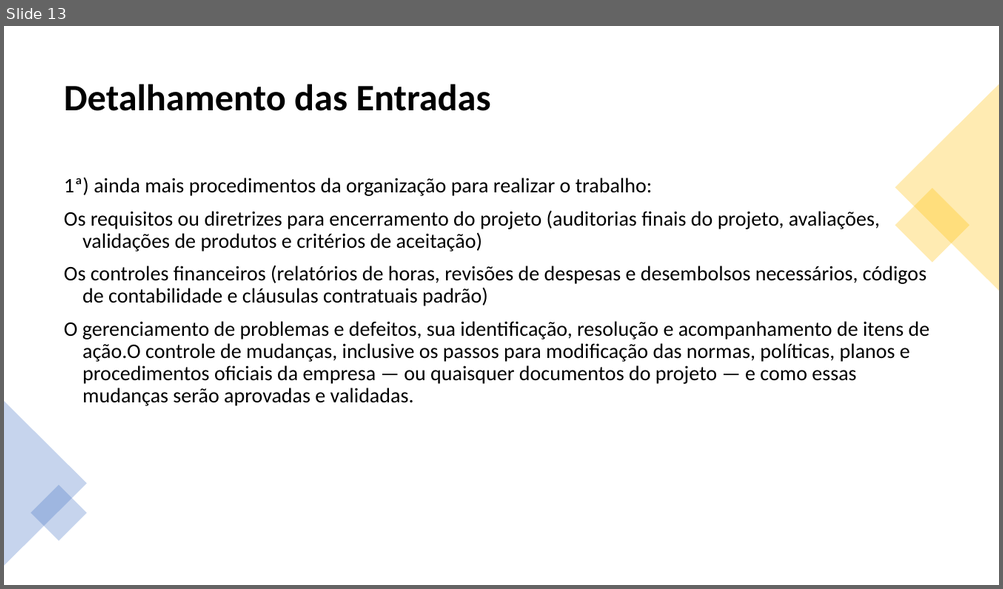
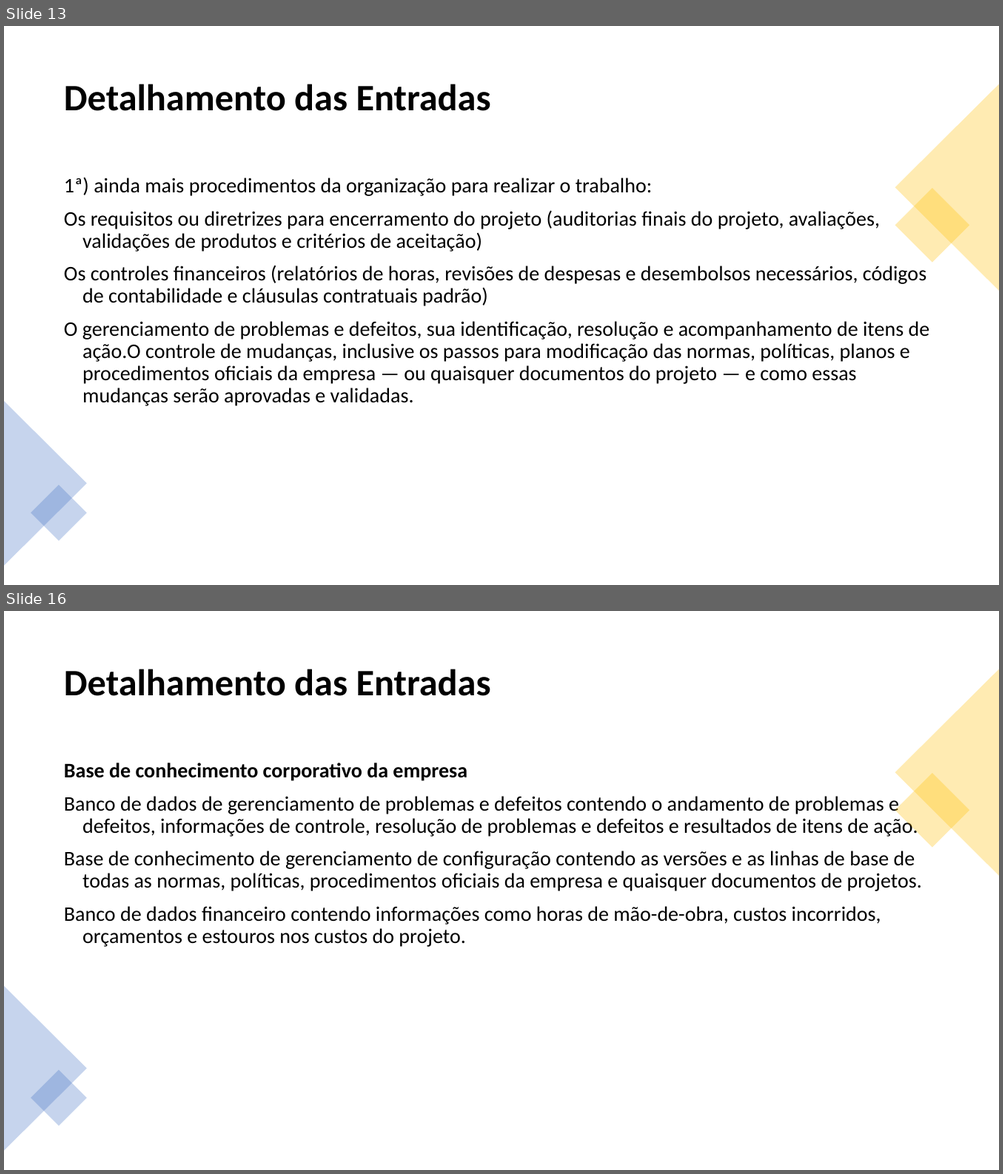
Before and after one commit to jharbes/ADMINISTRACAO-DE-REDES, a slide deck: RELATORIO PROVA P2/relatorio-pmbok-capitulo4-jharbes.pptx. Shown one above the other, each under a label of ours: slide 13 before the commit, slides 13 and 16 after it; the slides between them are not shown. The pictures are 1003x589 and 1003x1174 pixels, drawn with LibreOffice and Linux fonts; fonts in the diff are those of the drawing. Boxes give left, top, right and bottom in pixels: in the first picture for what was removed or moved away, otherwise in the second. Text is boxed around its words. In the diff, an @@ line names an element or a change of style, - is before the commit and + after.

```diff
--- a/RELATORIO PROVA P2/relatorio-pmbok-capitulo4-jharbes.pptx
+++ b/RELATORIO PROVA P2/relatorio-pmbok-capitulo4-jharbes.pptx
@@ slide 16 added at (x1=4, y1=611, x2=999, y2=1170), background #FFFFFF @@
@@ title added at (x1=64, y1=669, x2=491, y2=696), 36 pt, text #000000, bold @@
+Detalhamento das Entradas
@@ triangle added at (x1=895, y1=669, x2=999, y2=876), fill #FFC000 at 30% opacity @@
@@ text added at (x1=64, y1=763, x2=922, y2=947), 20 pt, text #000000 @@
+Base de conhecimento corporativo da empresa
+Banco de dados de gerenciamento de problemas e defeitos contendo o andamento de problemas e defeitos, informações de controle, resolução de problemas e defeitos e resultados de itens de ação.
+Base de conhecimento de gerenciamento de configuração contendo as versões e as linhas de base de todas as normas, políticas, procedimentos oficiais da empresa e quaisquer documentos de projetos.
+Banco de dados financeiro contendo informações como horas de mão-de-obra, custos incorridos, orçamentos e estouros nos custos do projeto.
@@ rectangle added at (x1=895, y1=773, x2=970, y2=848), fill #FFC000 at 30% opacity @@
@@ triangle added at (x1=4, y1=986, x2=87, y2=1151), fill #4472C4 at 30% opacity @@
@@ rectangle added at (x1=31, y1=1070, x2=87, y2=1126), fill #4472C4 at 30% opacity @@
```
Also in this commit, not shown: 5 other slides added.
